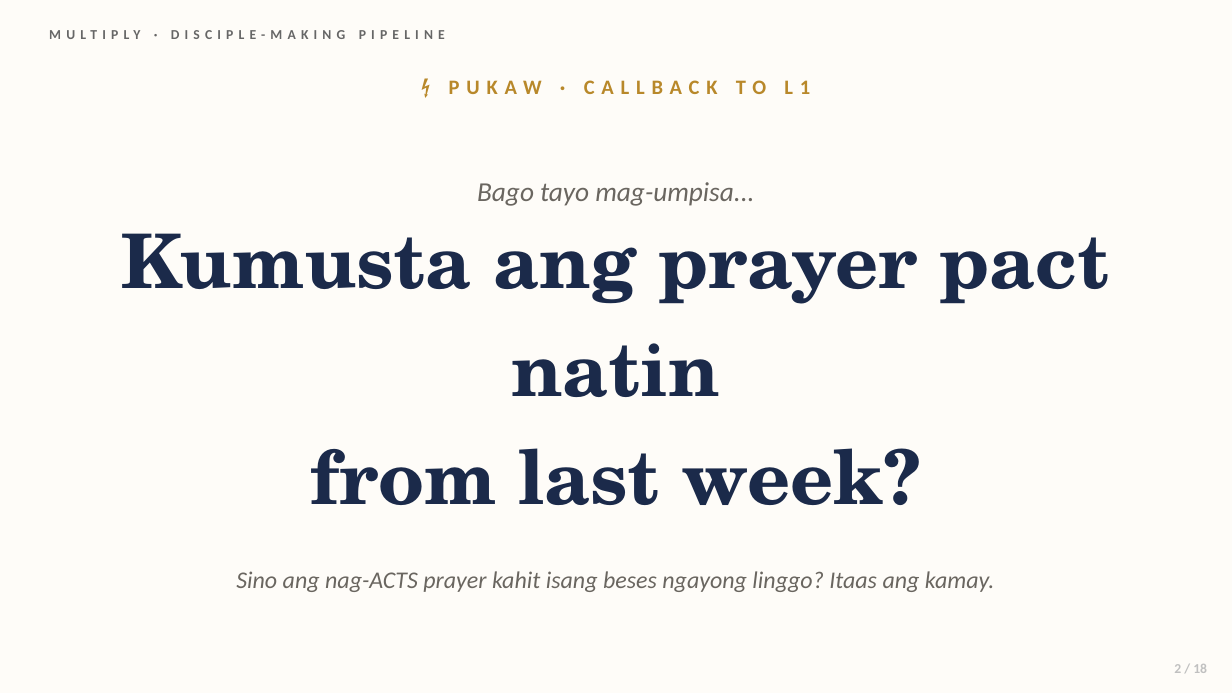
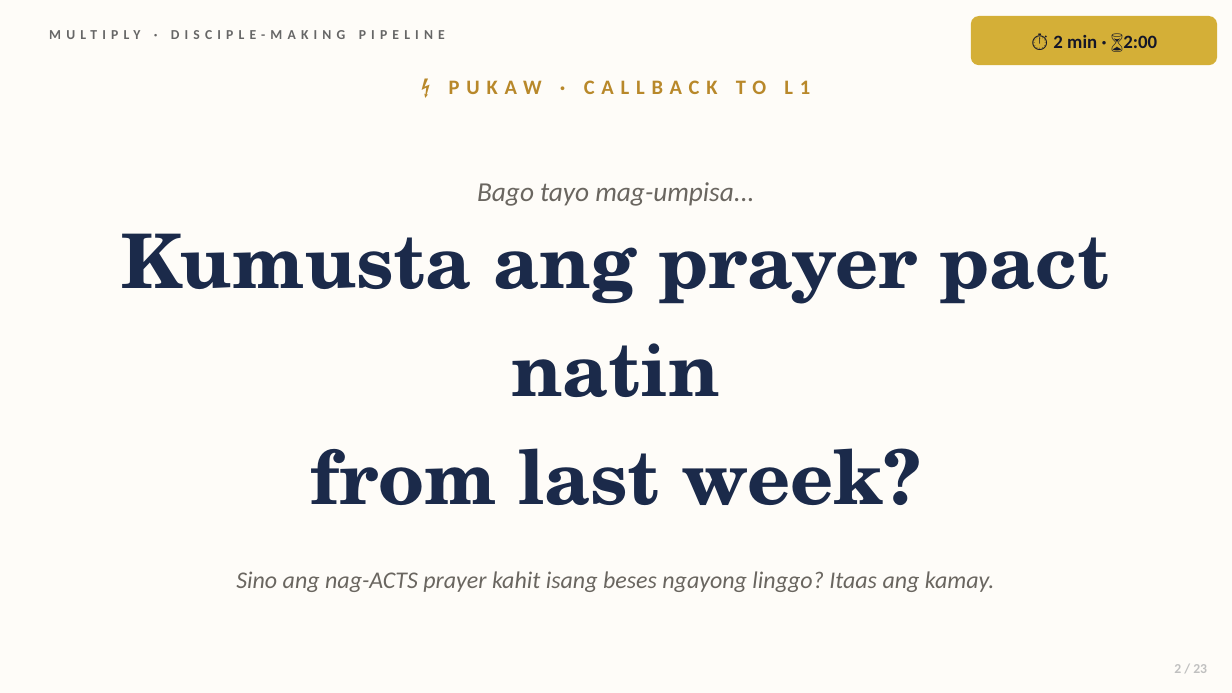
Before and after one commit to gejable1/multiply, a slide deck: slide 2 of lessons/btli101_xrw5fg/btli1_l2_slides.pptx. Drawn at 1232x693 pixels with LibreOffice and Linux fonts; fonts in the diff are those of the drawing. Boxes give left, top, right and bottom in pixels: in the first picture for what was removed or moved away, otherwise in the second. Text is boxed around its words. In the diff, an @@ line names an element or a change of style, - is before the commit and + after.

```diff
--- a/lessons/btli101_xrw5fg/btli1_l2_slides.pptx
+++ b/lessons/btli101_xrw5fg/btli1_l2_slides.pptx
@@ rounded rectangle added at (971,16,1217,65), fill #D4AF37, 11 pt, text #141628, bold @@
+⏱ 2 min · ⌛2:00
```
Also in this commit, not shown: 17 other slides changed, 5 slides added.
